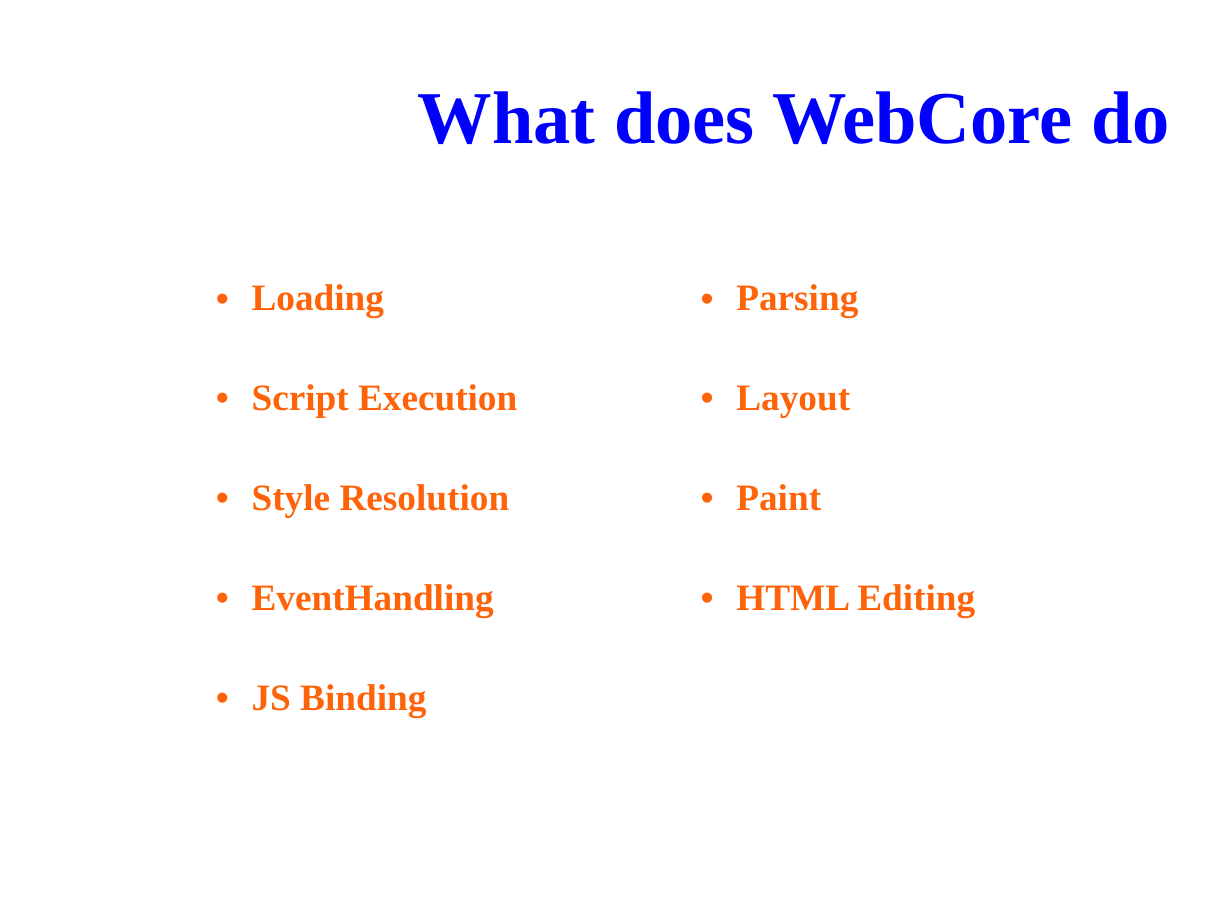
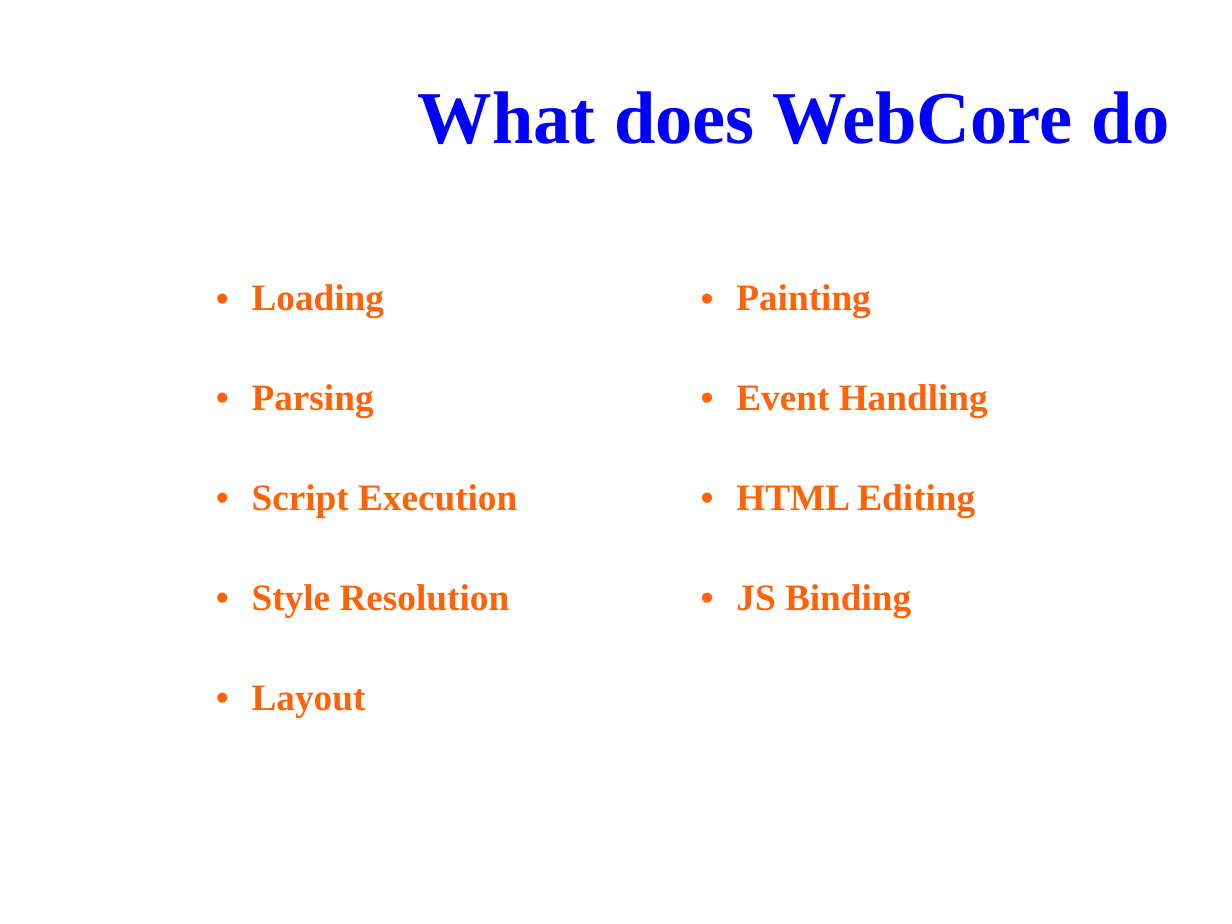
Before and after one commit to tsaicw/browser_research, a slide deck: slide 22 of WebKit/WebKit.odp. Drawn at 1232x924 pixels with LibreOffice and Linux fonts; fonts in the diff are those of the drawing; background and template pictures are left out. Boxes give left, top, right and bottom in pixels: in the first picture for what was removed or moved away, otherwise in the second. Text is boxed around its words. In the diff, an @@ line names an element or a change of style, - is before the commit and + after.

```diff
--- a/WebKit/WebKit.odp
+++ b/WebKit/WebKit.odp
@@ table at box(211, 272, 1182, 771) @@
-row 1, column 2: Parsing
+row 1, column 2: Painting
-row 2, column 1: Script Execution
+row 2, column 1: Parsing
-row 2, column 2: Layout
+row 2, column 2: Event Handling
-row 3, column 1: Style Resolution
+row 3, column 1: Script Execution
-row 3, column 2: Paint
+row 3, column 2: HTML Editing
-row 4, column 1: EventHandling
+row 4, column 1: Style Resolution
-row 4, column 2: HTML Editing
+row 4, column 2: JS Binding
-row 5, column 1: JS Binding
+row 5, column 1: Layout
```
Also in this commit, not shown: 5 other slides changed, 17 slides added, 7 slides removed.
